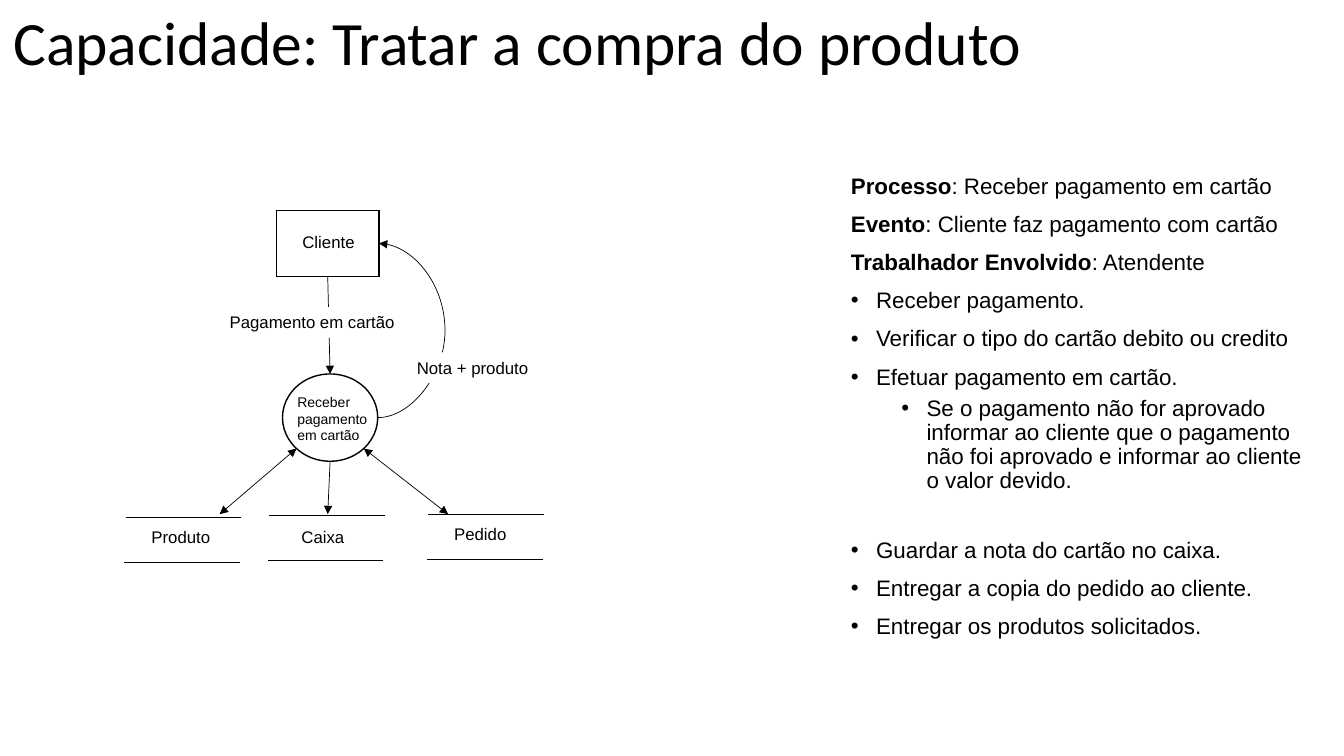
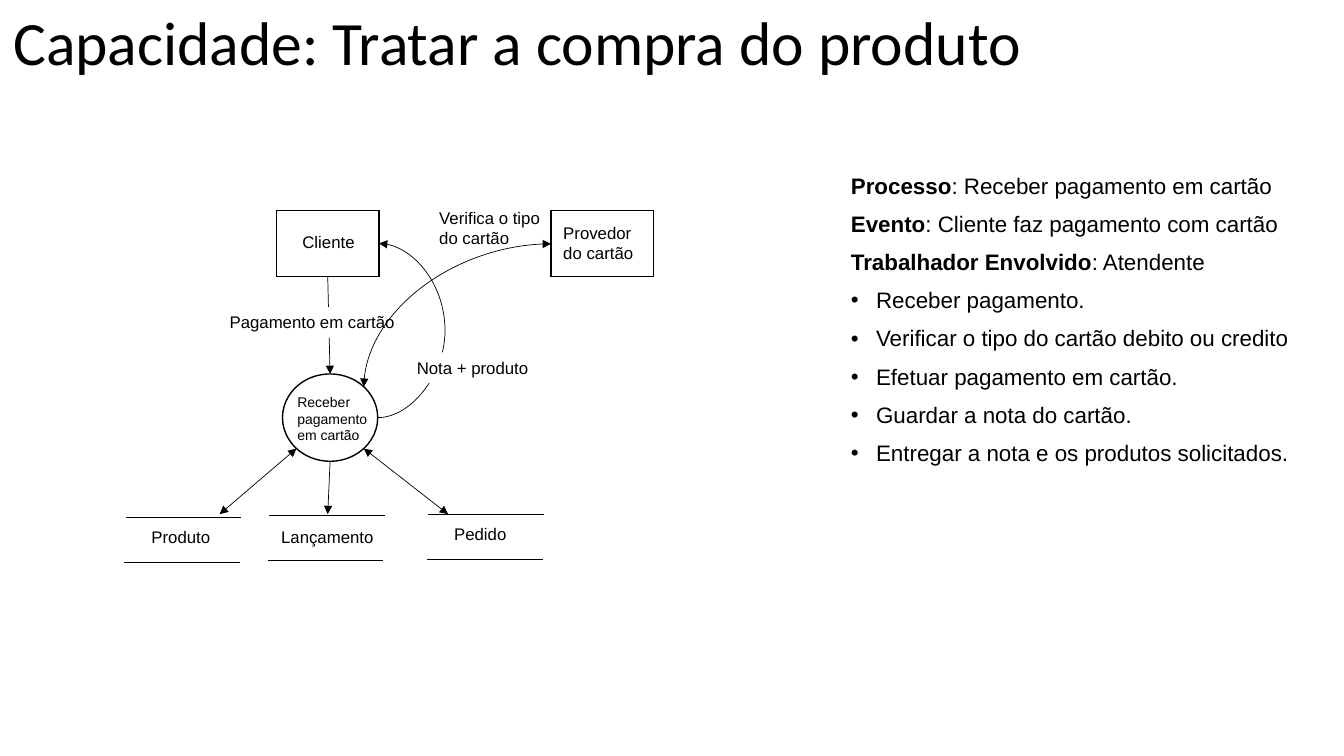
Before and after one commit to Felipe1901648/OPE, a slide deck: slide 4 of 18 - Descrição dos Processos de Negócio.pptx. Drawn at 1344x756 pixels with LibreOffice and Linux fonts; fonts in the diff are those of the drawing. Boxes give left, top, right and bottom in pixels: in the first picture for what was removed or moved away, otherwise in the second. Text is boxed around its words. In the diff, an @@ line names an element or a change of style, - is before the commit and + after.

```diff
--- a/18 - Descrição dos Processos de Negócio.pptx
+++ b/18 - Descrição dos Processos de Negócio.pptx
@@ text added at (x1=439, y1=212, x2=540, y2=249), 12 pt, text #000000 @@
+Verifica o tipo do cartão
@@ rectangle added at (x1=552, y1=211, x2=654, y2=277), outline #000000 1 pt @@
@@ text added at (x1=563, y1=227, x2=634, y2=259), 12 pt, text #000000 @@
+Provedor do cartão
@@ curved double arrow added from (364, 387) to (552, 244), #000000 0.5 pt @@
@@ text at (x1=876, y1=406, x2=1288, y2=466): text changed @@
-  • Se o pagamento não for aprovado informar ao cliente que o pagamento não foi aprovado e informar ao cliente o valor devido.
-• Guardar a nota do cartão no caixa.
-• Entregar a copia do pedido ao cliente.
-• Entregar os produtos solicitados.
+• Guardar a nota do cartão.
+• Entregar a nota e os produtos solicitados.
@@ text added at (x1=281, y1=531, x2=373, y2=547), 12 pt, text #000000 @@
+Lançamento
@@ text removed at (x1=301, y1=531, x2=344, y2=543) @@
-Caixa
```
Also in this commit, not shown: 3 other slides changed, 2 slides added, 20 other files.
